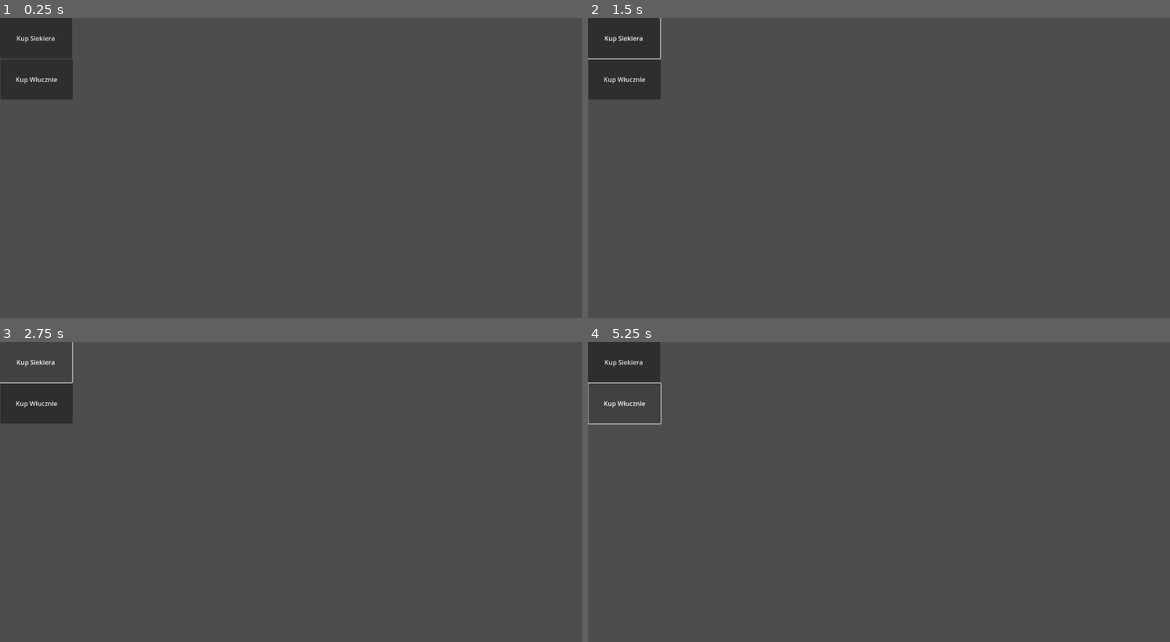
Above: before the commit, frames 1-4 (two rows, left to right).
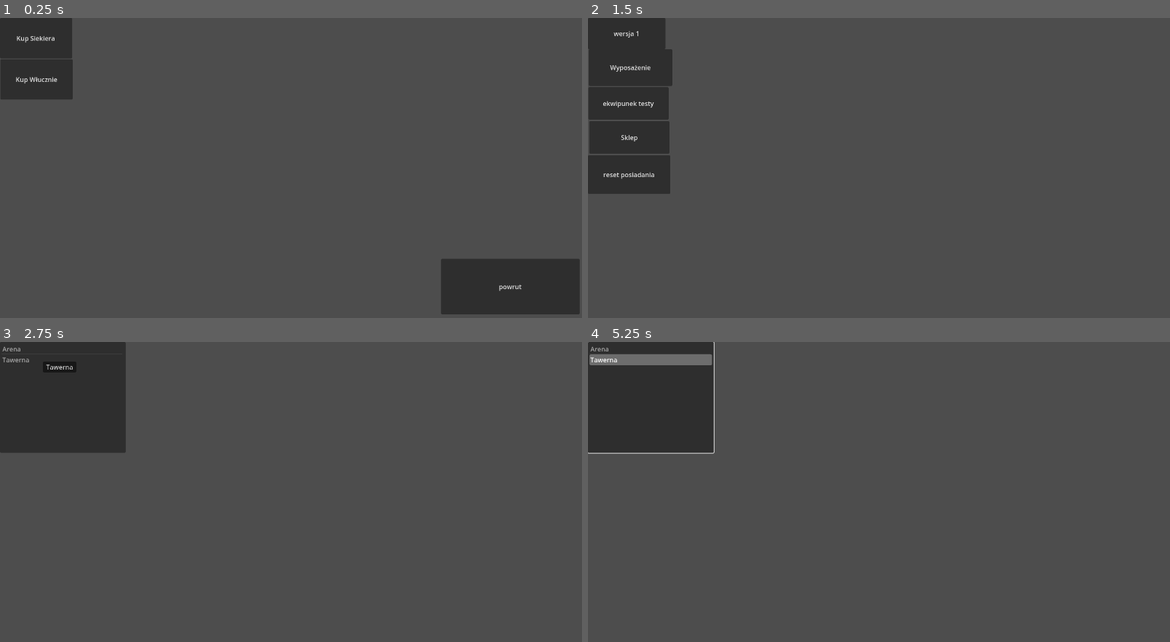
Above: after the commit, the same moments.

Repository: Okularnik2001PL/Ksssssssss
Game: Godot game, scene res://Nowe/Sceny/sklep.tscn
Two runs of this game, one before a commit and one after it. Both use one fixed random seed, a clock stepped at 60 frames per second and the inputs below. This scene is started directly instead of the project's main scene.
Inputs (mouse positions are in pixels of both pictures, inside the frame that each line leads up to):
- Up to frame 1 (0.25 s): no input
- Up to frame 2 (1.5 s): click "Kup Siekiera" at 0.5 s; click (1100, 288) at 1.25 s, where only the run after the commit has a clickable "powrut"
- Up to frame 3 (2.75 s): click "Kup Siekiera" (after the commit: "wersja 1") at 2 s
- Up to frame 4 (5.25 s): click (622, 402) at 2.75 s, where only the run before the commit has a clickable "Kup Włucznie"; click (622, 402) at 3.5 s, where only the run before the commit has a clickable "Kup Włucznie"; click (622, 363) at 4.25 s, where only the run before the commit has a clickable "Kup Siekiera"; click (622, 402) at 5 s, where only the run before the commit has a clickable "Kup Włucznie"

The runs differ from the first frame. In frame 1, 4.4% of the frame differs, in the area x 75-100%, y 80-99%; in frame 2, 4.9%; in frame 3, 4.9%; in frame 4, 5.3%, in the area x 0-22%, y 0-38%.

Commit message:
z błedami do poprawki
niestey koniec gpt na dziś

Diff:
--- /dev/null
+++ b/Nowe/Sceny/Wyposażenie.tscn
@@ -0,0 +1,63 @@
+[gd_scene load_steps=3 format=3 uid="uid://b4pie8525s0ob"]
+
+[ext_resource type="Script" path="res://Nowe/scrypty/wyposażenie.gd" id="1_m681a"]
+[ext_resource type="Texture2D" uid="uid://b0uvtrq2ijfaf" path="res://grafiki/strm_maa_oczy_wyciete.png" id="2_owift"]
+
+[node name="Wyposażenie" type="Node2D"]
+script = ExtResource("1_m681a")
+
+[node name="StrmMaaOczyWyciete" type="Sprite2D" parent="."]
+position = Vector2(265, 364)
+texture = ExtResource("2_owift")
+
+[node name="VBoxContainer" type="VBoxContainer" parent="."]
+layout_direction = 1
+offset_left = 702.0
+offset_top = 59.0
+offset_right = 1152.0
+offset_bottom = 659.0
+size_flags_horizontal = 3
+size_flags_vertical = 3
+
+[node name="Głowa" type="Button" parent="VBoxContainer"]
+layout_mode = 2
+text = "Nic"
+
+[node name="HBoxContainer" type="HBoxContainer" parent="VBoxContainer"]
+layout_mode = 2
+alignment = 1
+
+[node name="Ręka1" type="Button" parent="VBoxContainer/HBoxContainer"]
+layout_mode = 2
+text = "Nic"
+
+[node name="Tors" type="Button" parent="VBoxContainer/HBoxContainer"]
+layout_mode = 2
+text = "Nic"
+
+[node name="Ręka2" type="Button" parent="VBoxContainer/HBoxContainer"]
+layout_mode = 2
+text = "Nic"
+
+[node name="Nogi" type="Button" parent="VBoxContainer"]
+layout_mode = 2
+text = "Nic"
+
+[node name="Stopy" type="Button" parent="VBoxContainer"]
+layout_mode = 2
+text = "Nic"
+
+[node name="Button" type="Button" parent="."]
+offset_left = 1305.0
+offset_top = 689.0
+offset_right = 1446.0
+offset_bottom = 750.0
+text = "powrut"
+
+[connection signal="pressed" from="VBoxContainer/Głowa" to="." method="_on_głowa_pressed"]
+[connection signal="pressed" from="VBoxContainer/HBoxContainer/Ręka1" to="." method="_on_ręka_1_pressed"]
+[connection signal="pressed" from="VBoxContainer/HBoxContainer/Tors" to="." method="_on_tors_pressed"]
+[connection signal="pressed" from="VBoxContainer/HBoxContainer/Ręka2" to="." method="_on_ręka_2_pressed"]
+[connection signal="pressed" from="VBoxContainer/Nogi" to="." method="_on_nogi_pressed"]
+[connection signal="pressed" from="VBoxContainer/Stopy" to="." method="_on_stopy_pressed"]
+[connection signal="pressed" from="Button" to="." method="_on_button_pressed"]
--- a/Nowe/Sceny/bronie.tscn
+++ b/Nowe/Sceny/bronie.tscn
@@ -8,3 +8,5 @@
 [node name="ItemList" type="ItemList" parent="."]
 offset_right = 1444.0
 offset_bottom = 751.0
+
+[connection signal="item_activated" from="ItemList" to="." method="_on_item_list_item_activated"]
--- a/Nowe/Sceny/sklep.tscn
+++ b/Nowe/Sceny/sklep.tscn
@@ -17,5 +17,13 @@
 offset_bottom = 204.0
 text = "Kup Włucznie"
 
+[node name="Button3" type="Button" parent="."]
+offset_left = 1099.0
+offset_top = 602.0
+offset_right = 1444.0
+offset_bottom = 741.0
+text = "powrut"
+
 [connection signal="pressed" from="Button" to="." method="_on_button_pressed"]
 [connection signal="pressed" from="Button2" to="." method="_on_button_2_pressed"]
+[connection signal="pressed" from="Button3" to="." method="_on_button_3_pressed"]
--- a/Nowe/scrypty/BronieEQ.gd
+++ b/Nowe/scrypty/BronieEQ.gd
@@ -2,25 +2,22 @@
 
 var file_path = "res://zapis/bron_moje.csv"
 var Dane = "res://tabelki/bron_statystki.csv"
+var Ekwipunek = "res://zapis/EQ_gracz/bron_EQ_gracz.csv"
 
 func _ready() -> void:
 	# Tworzenie instancji klasy FileAccess
 	var file = FileAccess.open(file_path, FileAccess.READ)
 	var file2 = FileAccess.open(Dane, FileAccess.READ)
-
 	if file && file2:
 		# Odczytanie całej zawartości pliku
 		var content = file.get_buffer(file.get_length()).get_string_from_utf8()
 		var content2 = file2.get_buffer(file2.get_length()).get_string_from_utf8()
-
 		# Podział na linie
 		var lines = content.split("\n")
 		var lines2 = content2.split("\n")
-
 		# Konwersja wierszy na tablicę tablic (gdzie każdy wiersz to osobna tablica)
 		for line in lines:
 			if line.strip_edges() == "":
-				print("przeskok") # Sprawdza, czy linia jest pusta
 				continue  # Pomija pustą linię
 			var columns = line.split(";")  # Zakładamy, że dane są rozdzielone średnikiem
 			# Sprawdzamy, czy liczba kolumn jest większa niż 1, aby uniknąć błędów indeksowania
@@ -32,11 +29,43 @@
 					if columns2[0].strip_edges() == columns[1].strip_edges():
 						# Dodawanie przedmiotu do ItemList z drugiego pliku
 						$ItemList.add_item(columns2[1])  # Zakładamy, że druga kolumna to nazwa przedmiotu
-					else:
-						print("pierwszy")
-						print(columns2[0])
-						print(columns[1])
-			else:
-				print("drugi")
-				print(columns.size())
-				print(columns[0])
+
+func _on_item_list_item_activated(index: int) -> void:
+	var file = FileAccess.open(Ekwipunek, FileAccess.READ_WRITE)
+	var file2 = FileAccess.open(file_path, FileAccess.READ)
+	if file&&file2:
+		# Odczytanie zawartości pliku
+		var content = file.get_buffer(file.get_length()).get_string_from_utf8()
+		var content2 = file2.get_buffer(file2.get_length()).get_string_from_utf8()
+		var lines = content.split("\n")
+		var lines2 = content2.split("\n")
+		var new_content = ""
+		# Modyfikacja odpowiednich danych
+		for line in lines:
+			if line.strip_edges() == "":  # Pomija puste linie
+				continue
+			var columns = line.split(";")  # PackedStringArray
+			# Tworzenie zwykłej tablicy na podstawie PackedStringArray
+			var columns_array = []
+			for i in range(columns.size()):
+				columns_array.append(columns[i])
+
+			if columns_array[0] != "ID":  # Sprawdzenie, czy nie jest to nagłówek
+				for line2 in lines2:
+					var columns2 = line2.split(";")
+					var oblicz=index+1
+					print(oblicz)
+					print(columns2[1])
+					if columns2[0]==str(oblicz):
+						var dane_do = columns2[1]
+						print(dane_do)
+						columns_array[1] = str(dane_do)  # Modyfikowanie wartości w kolumnie 1
+				# Odtwarzanie linii po modyfikacji
+				new_content += ";".join(columns_array) + "\n"
+		# Przechodzenie na początek pliku
+		file.seek(0)
+		# Zapisanie zmodyfikowanych danych do pliku
+		file.store_string(new_content)
+		# Zamykanie pliku
+		file.close()
+	get_tree().change_scene_to_file("res://Nowe/Sceny/Wyposażenie.tscn")
--- a/Nowe/scrypty/sklep.gd
+++ b/Nowe/scrypty/sklep.gd
@@ -57,3 +57,7 @@
 		print("Nowa linia została dodana do pliku:", new_line)
 	else:
 		print("Nie można otworzyć pliku:", file_path)
+
+
+func _on_button_3_pressed() -> void:
+	get_tree().change_scene_to_file("res://główne_menu.tscn")
--- /dev/null
+++ b/Nowe/scrypty/wyposażenie.gd
@@ -0,0 +1,50 @@
+extends Node2D
+var file_path = "res://zapis/EQ_gracz/bron_EQ_gracz.csv"
+var file_path2= "res://tabelki/bron_statystki.csv"
+func _ready() -> void:
+	# Otwieranie pliku w trybie zapisu z dodawaniem danych (READ_WRITE)
+	var file = FileAccess.open(file_path, FileAccess.READ_WRITE)
+	var file2 = FileAccess.open(file_path2, FileAccess.READ)
+	if file && file2:
+		# Odczytanie zawartości pliku
+		var content = file.get_buffer(file.get_length()).get_string_from_utf8()
+		var content2 = file2.get_buffer(file2.get_length()).get_string_from_utf8()
+		# Podział zawartości na linie
+		var lines = content.split("\n")
+		var lines2 = content2.split("\n")
+		for line in lines:
+			var columns = line.split(";")
+			for line2 in lines2:
+				var columns2 = line2.split(";")
+				if columns[0]!="ID"&&columns.size() > 1:
+					if columns2[0]!="ID":
+						if columns2[0]==columns[1]:
+							$"VBoxContainer/HBoxContainer/Ręka1".text=columns2[1]
+
+
+func _on_głowa_pressed() -> void:
+	get_tree().change_scene_to_file("res://Nowe/Sceny/hełmy.tscn")
+
+
+func _on_ręka_1_pressed() -> void:
+	get_tree().change_scene_to_file("res://Nowe/Sceny/bronie.tscn")
+
+
+func _on_tors_pressed() -> void:
+	get_tree().change_scene_to_file("res://Nowe/Sceny/zbroje.tscn")
+
+
+func _on_ręka_2_pressed() -> void:
+	get_tree().change_scene_to_file("res://Nowe/Sceny/tarcze.tscn")
+
+
+func _on_nogi_pressed() -> void:
+	get_tree().change_scene_to_file("res://Nowe/Sceny/spodnie.tscn")
+
+
+func _on_stopy_pressed() -> void:
+	get_tree().change_scene_to_file("res://Nowe/Sceny/buty.tscn")
+
+
+func _on_button_pressed() -> void:
+	get_tree().change_scene_to_file("res://główne_menu.tscn")
--- a/główne_menu.gd
+++ b/główne_menu.gd
@@ -7,11 +7,11 @@
 
 
 func _on_button_2_button_down():
-	get_tree().change_scene_to_file("res://Nowe/Sceny/arena.tscn")
+	get_tree().change_scene_to_file("res://Nowe/Sceny/Wyposażenie.tscn")
 
 
 func _on_button_3_pressed() -> void:
-	get_tree().change_scene_to_file("res://ekwipunek.tscn")
+	get_tree().change_scene_to_file("res://Nowe/Sceny/ekwipunek.tscn")
 
 
 func _on_button_4_pressed() -> void:
--- a/główne_menu.tscn
+++ b/główne_menu.tscn
@@ -15,7 +15,7 @@
 offset_top = 78.0
 offset_right = 210.0
 offset_bottom = 170.0
-text = "wersja 2"
+text = "Wyposażenie"
 
 [node name="Button3" type="Button" parent="."]
 offset_left = 1.0
--- a/zapis/EQ_gracz/bron_EQ_gracz.csv
+++ b/zapis/EQ_gracz/bron_EQ_gracz.csv
@@ -1,2 +1,2 @@
-ID;ID_bron_moje
 1;1
+1;1
--- a/zapis/bron_moje.csv
+++ b/zapis/bron_moje.csv
@@ -1,2 +1,3 @@
 ID;ID_bron
 1;1
+1;2
Renamed: ekwipunek.tscn -> Nowe/Sceny/ekwipunek.tscn
Binary file added: grafiki/strm_maa_oczy_wyciete.png
Not shown, added: grafiki/strm_maa_oczy_wyciete.png.import
Binary file changed: tabelki/bron_statystki.Two.translation
Binary file changed: tabelki/bron_statystki.dmg.translation
Binary file changed: tabelki/bron_statystki.mass.translation
Binary file changed: tabelki/bron_statystki.name.translation
Binary file added: zapis/EQ_NPC1/bron_EQ_NPC1.ID.translation
Not shown, added: zapis/EQ_NPC1/bron_EQ_NPC1.csv.import
Binary file added: zapis/EQ_gracz/bron_EQ_gracz.1.translation
Binary file added: zapis/EQ_gracz/bron_EQ_gracz.ID.translation
Not shown, added: zapis/EQ_gracz/bron_EQ_gracz.csv.import
(and 2 more such lines)
